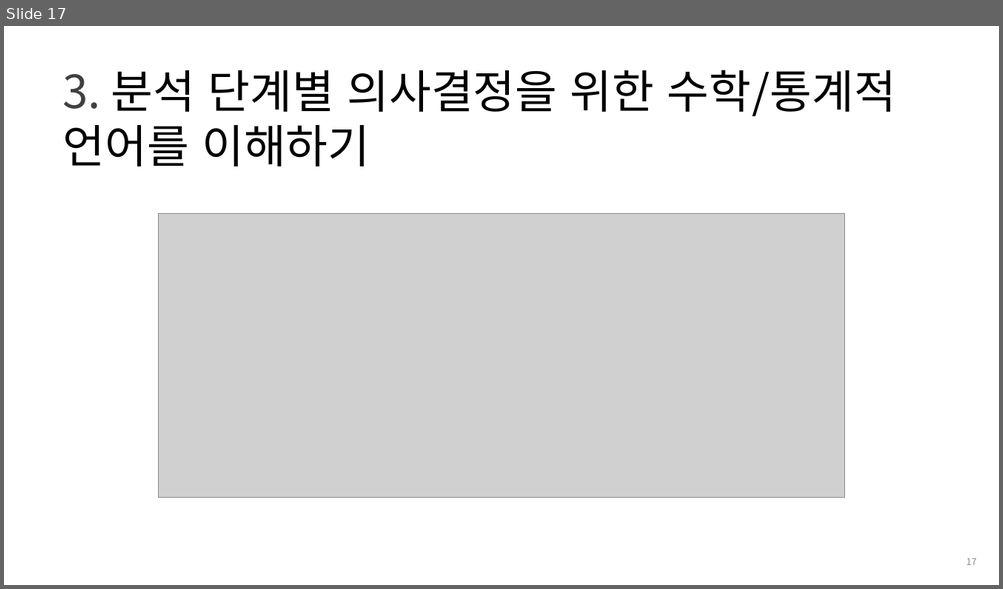
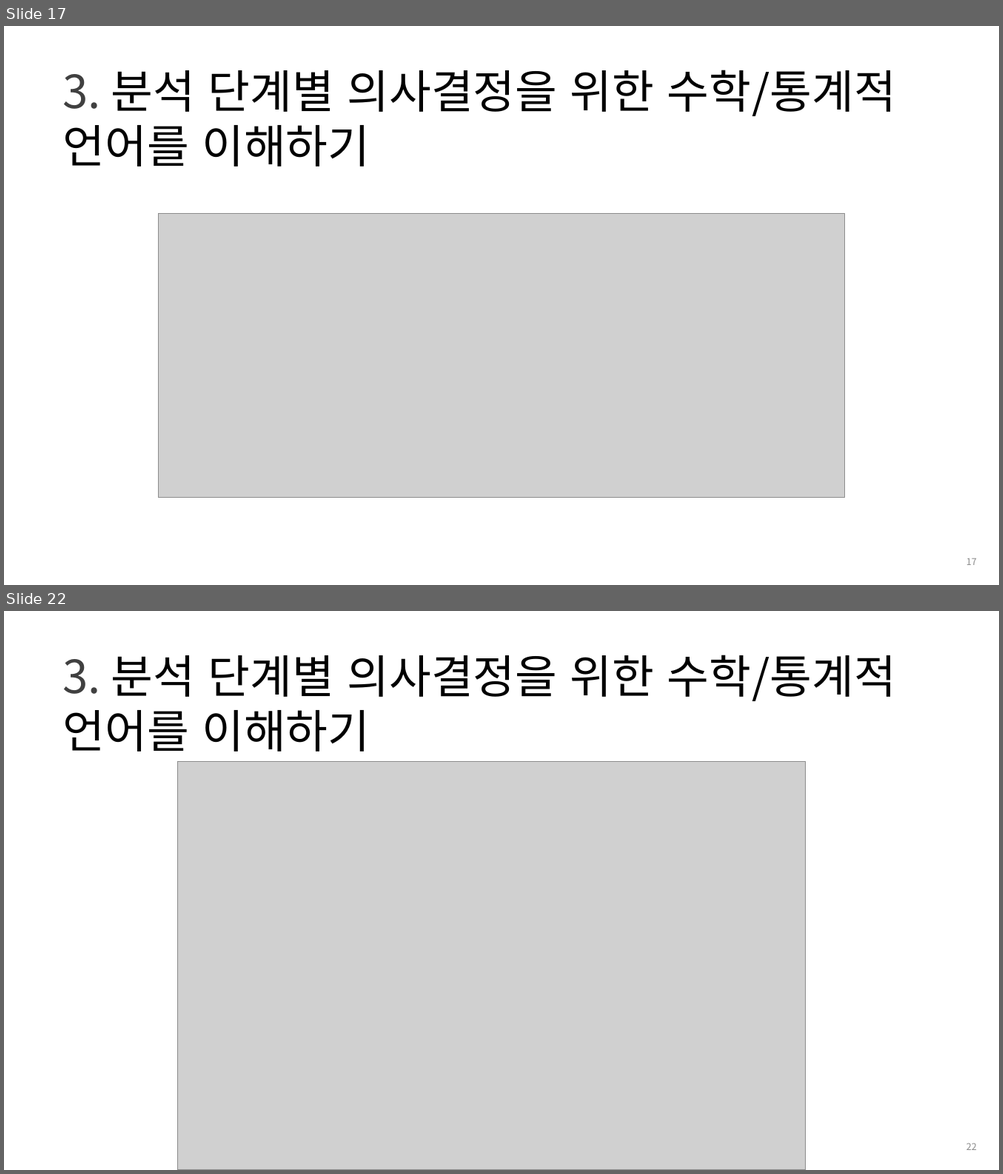
Before and after one commit to cheonbi/TimeSeriesAnalysis, a slide deck: Shared/[FastCampus] 1주차_강의자료_김경원박사.pptx. Shown one above the other, each under a label of ours: slide 17 before the commit, slides 17 and 22 after it; the slides between them are not shown. The pictures are 1003x589 and 1003x1174 pixels, drawn with LibreOffice and Linux fonts; fonts in the diff are those of the drawing; grey boxes stand for pictures; background and template pictures are left out. Boxes give left, top, right and bottom in pixels: in the first picture for what was removed or moved away, otherwise in the second. Text is boxed around its words. In the diff, an @@ line names an element or a change of style, - is before the commit and + after.

```diff
--- a/Shared/[FastCampus] 1주차_강의자료_김경원박사.pptx
+++ b/Shared/[FastCampus] 1주차_강의자료_김경원박사.pptx
@@ slide 22 added at (4,611,999,1170), background #FFFFFF @@
@@ title added at (62,655,896,752), 44 pt, text #000000 @@
+3. 분석 단계별 의사결정을 위한 수학/통계적 언어를 이해하기
@@ picture added at (177,761,805,1170) @@
@@ page number added at (966,1143,976,1150), 9 pt, text #8C8C8C @@
+22
```
Also in this commit, not shown: 4 slides changed, 1 other slide added.
